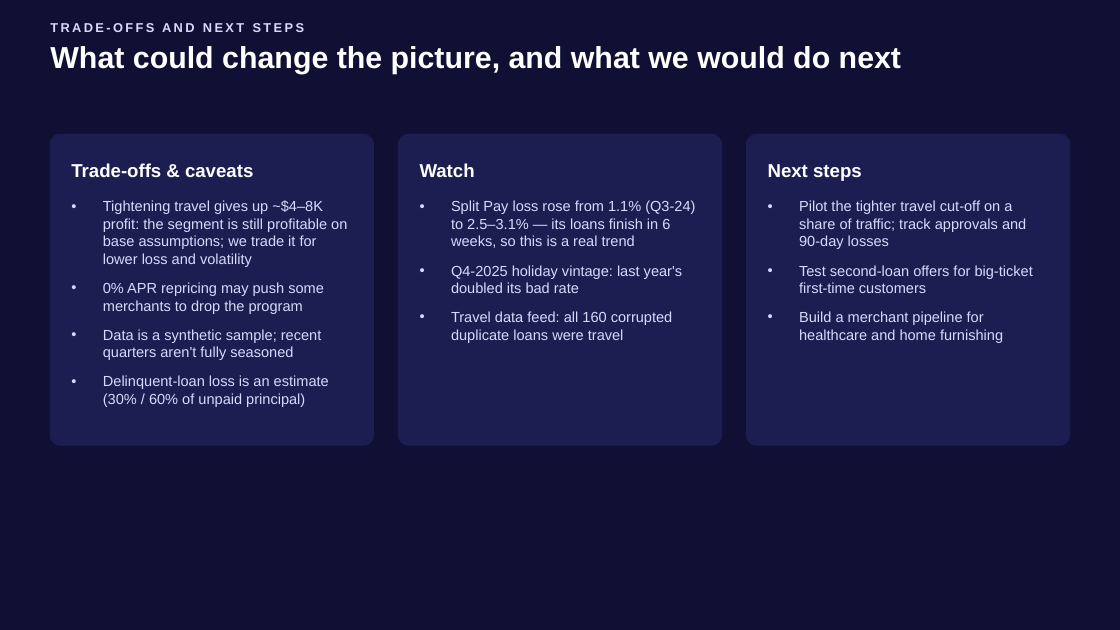
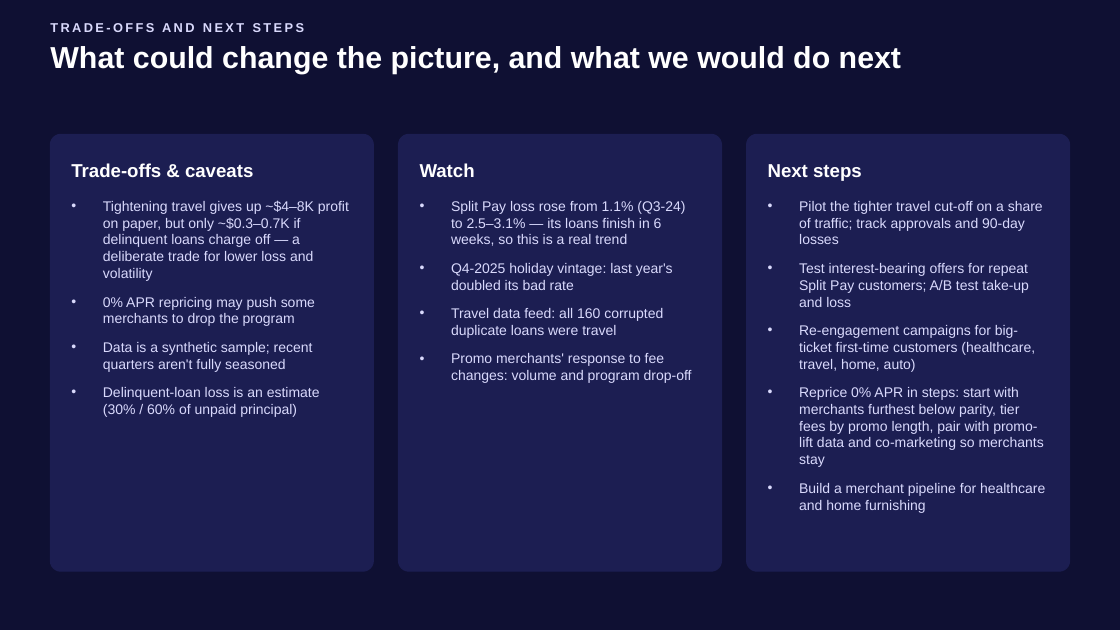
Before and after one commit to BrittanyZ919/Affirm-take-home-assignment, a slide deck: slide 7 of deck/portfolio_recommendation.pptx. Drawn at 1120x630 pixels with LibreOffice and Linux fonts; fonts in the diff are those of the drawing. Boxes give left, top, right and bottom in pixels: in the first picture for what was removed or moved away, otherwise in the second. Text is boxed around its words. In the diff, an @@ line names an element or a change of style, - is before the commit and + after.

```diff
--- a/deck/portfolio_recommendation.pptx
+++ b/deck/portfolio_recommendation.pptx
@@ rounded rectangle: place and size @@
-rounded rectangle at bbox=[50, 134, 373, 445]
+rounded rectangle at bbox=[50, 134, 373, 571]
@@ rounded rectangle: place and size @@
-rounded rectangle at bbox=[398, 134, 721, 445]
+rounded rectangle at bbox=[398, 134, 721, 571]
@@ rounded rectangle: place and size @@
-rounded rectangle at bbox=[747, 134, 1070, 445]
+rounded rectangle at bbox=[747, 134, 1070, 571]
@@ text at bbox=[103, 200, 347, 267]: text changed; size 12.5 to 12 pt @@
-• Tightening travel gives up ~$4–8K profit: the segment is still profitable on base assumptions; we trade it for lower loss and volatility
+• Tightening travel gives up ~$4–8K profit on paper, but only ~$0.3–0.7K if delinquent loans charge off — a deliberate trade for lower loss and volatility
@@ text at bbox=[451, 201, 685, 338]: size 12.5 to 12 pt in "Split Pay loss rose from 1.1% (Q3-24) ...", "Q4-2025 holiday vintage: last year's doubled its ...", "Travel data feed: all 160 corrupted duplicate ..." @@
@@ text at bbox=[799, 201, 1045, 513]: size 12.5 to 12 pt in "Pilot the tighter travel cut-off on a ...", "Build a merchant pipeline for healthcare and ..." @@
@@ text at bbox=[799, 263, 1044, 467]: text changed; size 12.5 to 12 pt @@
-• Test second-loan offers for big-ticket first-time customers
+• Test interest-bearing offers for repeat Split Pay customers; A/B test take-up and loss
+• Re-engagement campaigns for big-ticket first-time customers (healthcare, travel, home, auto)
+• Reprice 0% APR in steps: start with merchants furthest below parity, tier fees by promo length, pair with promo-lift data and co-marketing so merchants stay
@@ text at bbox=[103, 297, 320, 417]: size 12.5 to 12 pt in "0% APR repricing may push some merchants ...", "Data is a synthetic sample; recent quarters ...", "Delinquent-loan loss is an estimate (30% / ..." @@
@@ text at bbox=[451, 353, 692, 383]: paragraph added @@
+• Promo merchants' response to fee changes: volume and program drop-off
```
Also in this commit, not shown: 4 other slides changed, 2 slides added.
